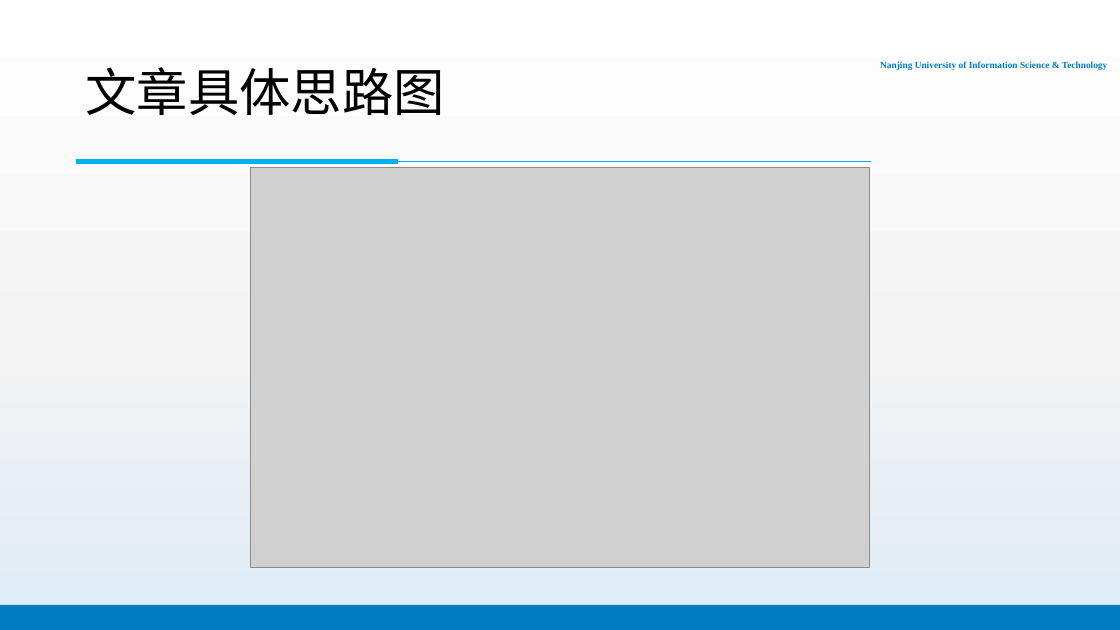
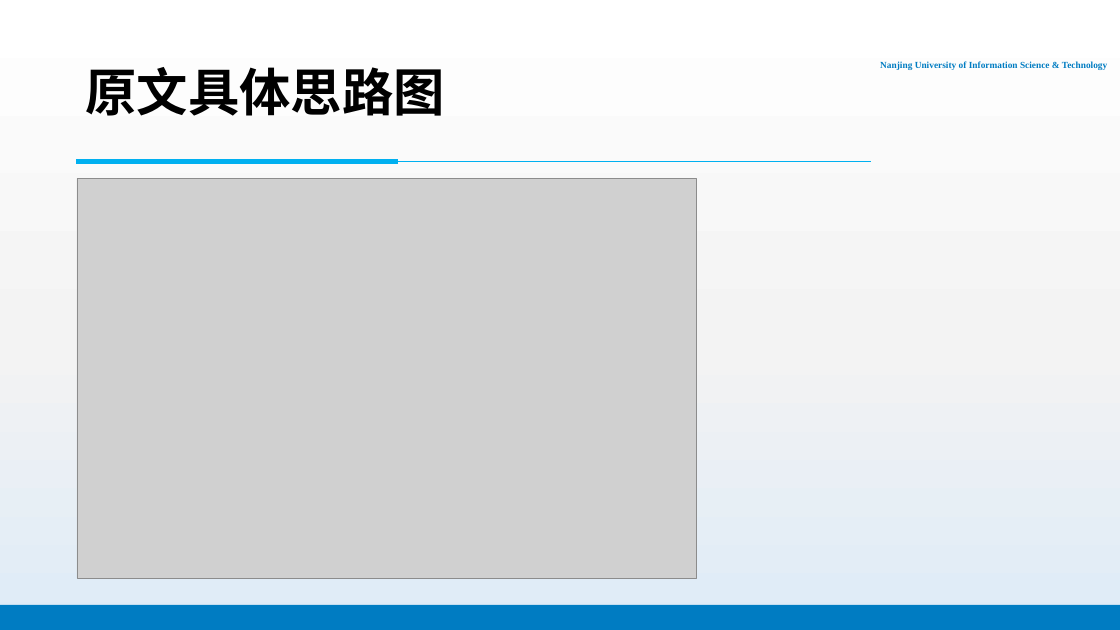
Before and after one commit to PhantomGMC/Week16-Math_model, a slide deck: slide 10 of 数模16周报告.pptx (slide 11 before the commit). Drawn at 1120x630 pixels with LibreOffice and Linux fonts; fonts in the diff are those of the drawing; grey boxes stand for pictures; background and template pictures are left out. Boxes give left, top, right and bottom in pixels: in the first picture for what was removed or moved away, otherwise in the second. Text is boxed around its words. In the diff, an @@ line names an element or a change of style, - is before the commit and + after.

```diff
--- a/数模16周报告.pptx
+++ b/数模16周报告.pptx
@@ title at <box>85,67,444,116</box>: text changed; bold on @@
-文章具体思路图
+原文具体思路图
@@ picture: place and size @@
-picture at <box>250,168,870,568</box>
+picture at <box>77,178,697,578</box>
```
Also in this commit, not shown: 12 other slides changed, 8 slides added, 3 slides removed.
